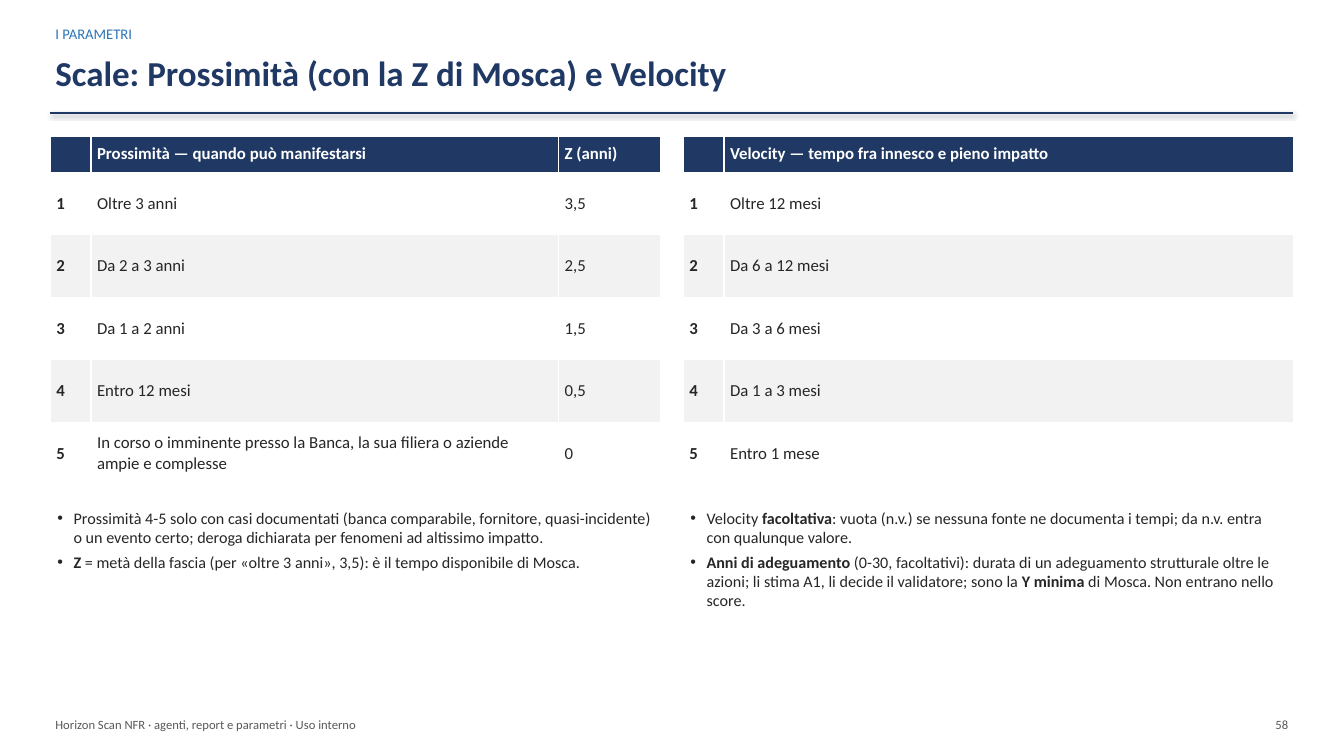
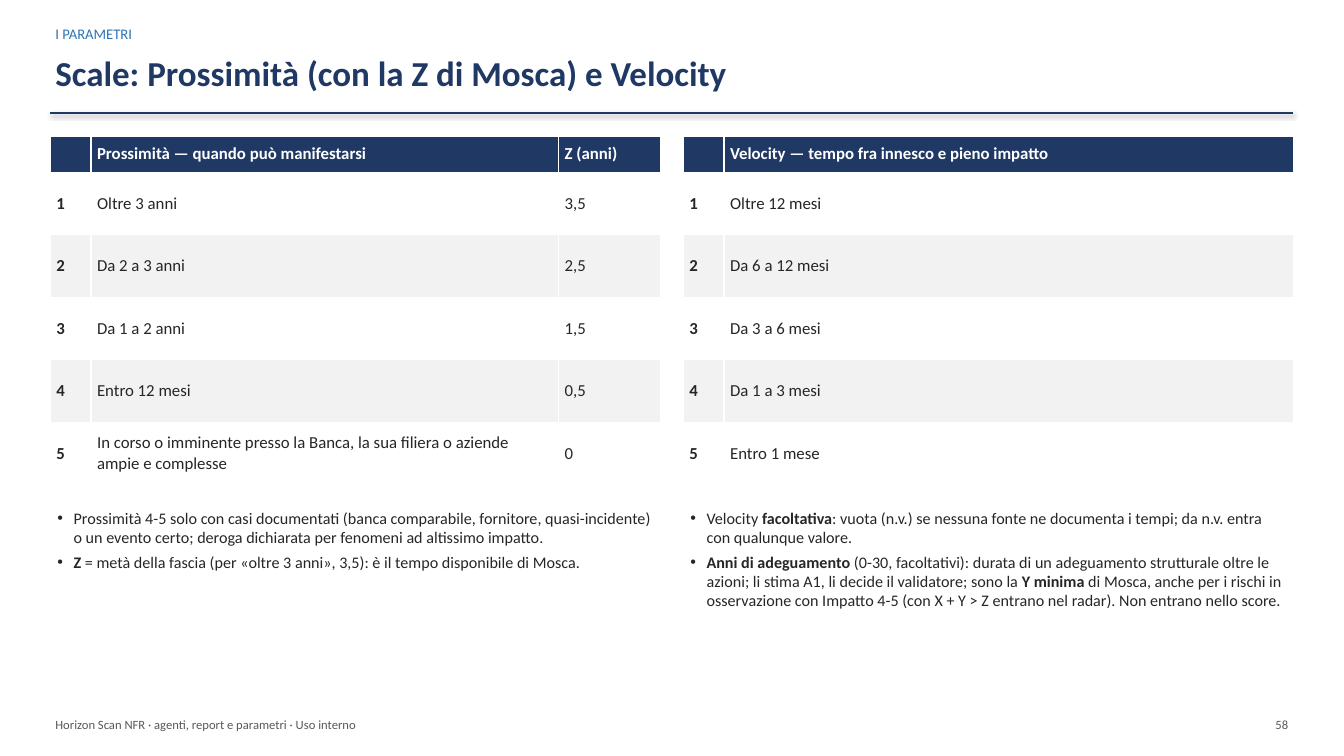
Before and after one commit to Corrado-70/NFR-Horizon-Agents, a slide deck: slide 58 of Presentazione/Horizon_Scan_NFR_presentazione.pptx. Drawn at 1344x756 pixels with LibreOffice and Linux fonts; fonts in the diff are those of the drawing. Boxes give left, top, right and bottom in pixels: in the first picture for what was removed or moved away, otherwise in the second. Text is boxed around its words. In the diff, an @@ line names an element or a change of style, - is before the commit and + after.

```diff
--- a/Presentazione/Horizon_Scan_NFR_presentazione.pptx
+++ b/Presentazione/Horizon_Scan_NFR_presentazione.pptx
@@ text at bbox=[707, 556, 1281, 609]: text changed @@
-• Anni di adeguamento (0-30, facoltativi): durata di un adeguamento strutturale oltre le azioni; li stima A1, li decide il validatore; sono la Y minima di Mosca. Non entrano nello score.
+• Anni di adeguamento (0-30, facoltativi): durata di un adeguamento strutturale oltre le azioni; li stima A1, li decide il validatore; sono la Y minima di Mosca, anche per i rischi in osservazione con Impatto 4-5 (con X + Y > Z entrano nel radar). Non entrano nello score.
```
Also in this commit, not shown: 2 other slides changed, 22 other files.
